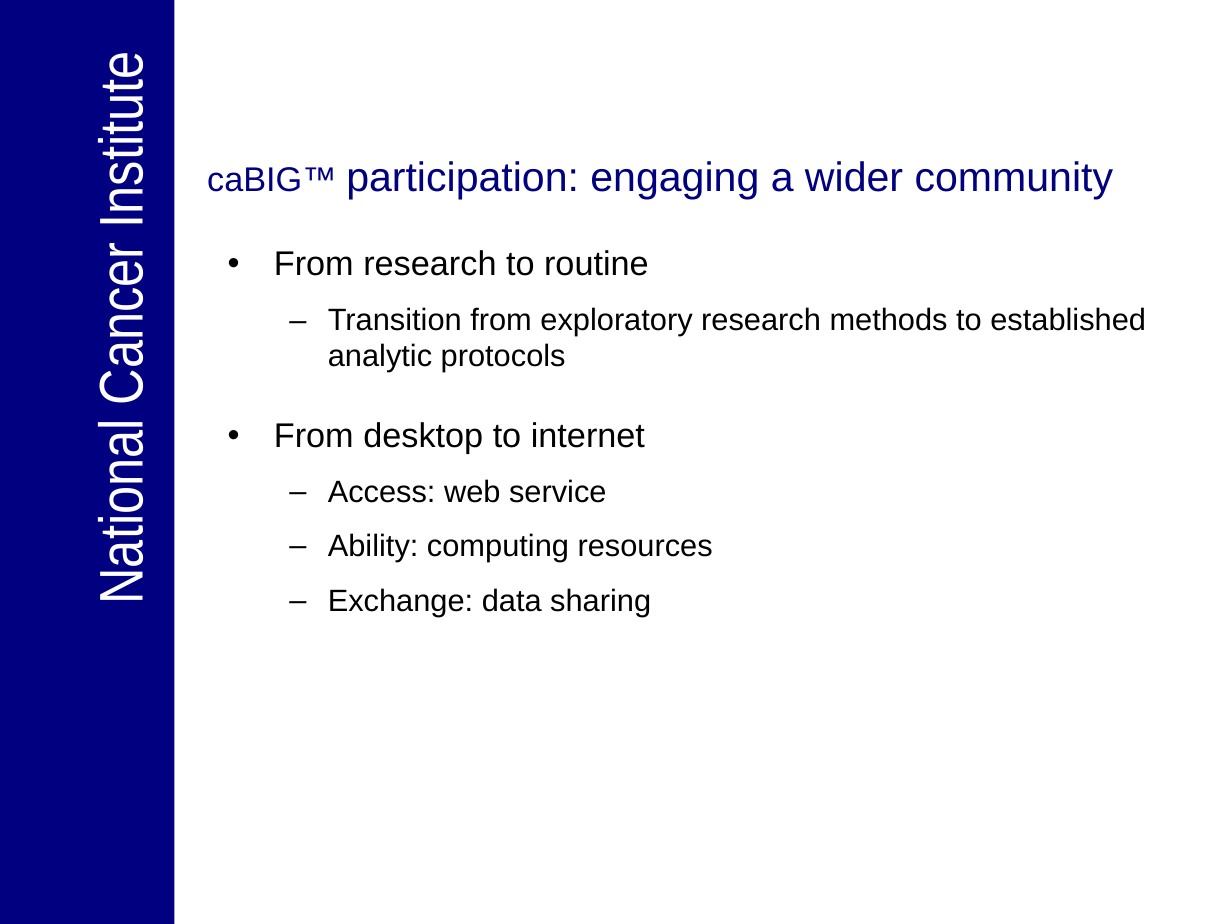
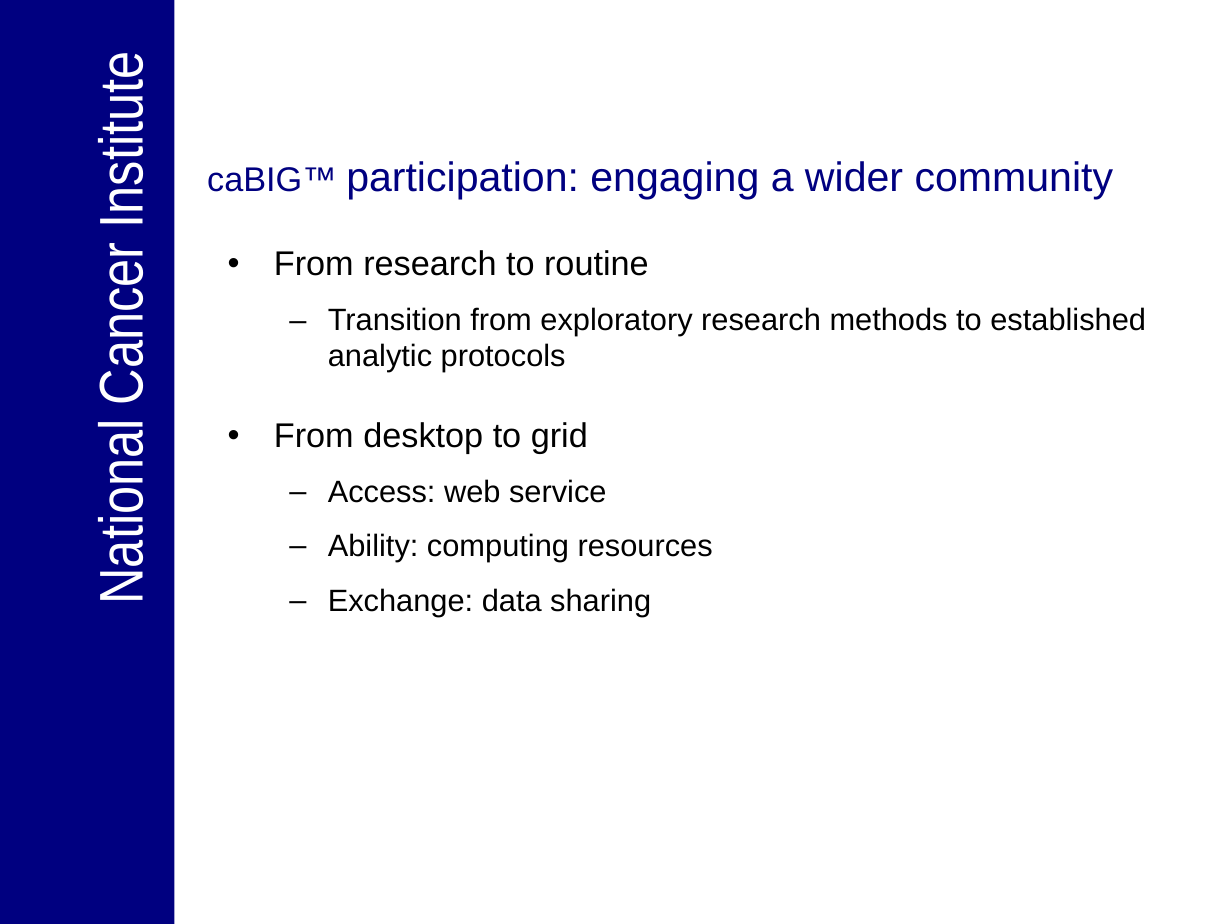
Before and after one commit to NCIP/bioconductor, a slide deck: slide 4 of bioconductor/Presentations/Engaging_endusers_panel_01032007.ppt. Drawn at 1232x924 pixels with LibreOffice and Linux fonts; fonts in the diff are those of the drawing; background and template pictures are left out. Boxes give left, top, right and bottom in pixels: in the first picture for what was removed or moved away, otherwise in the second. Text is boxed around its words. In the diff, an @@ line names an element or a change of style, - is before the commit and + after.

```diff
--- a/bioconductor/Presentations/Engaging_endusers_panel_01032007.ppt
+++ b/bioconductor/Presentations/Engaging_endusers_panel_01032007.ppt
@@ text at <box>274,422,588,453</box>: text changed @@
-• From desktop to internet
+• From desktop to grid
```
Also in this commit, not shown: 2 other slides changed, 1 slide added, 1 slide removed.
